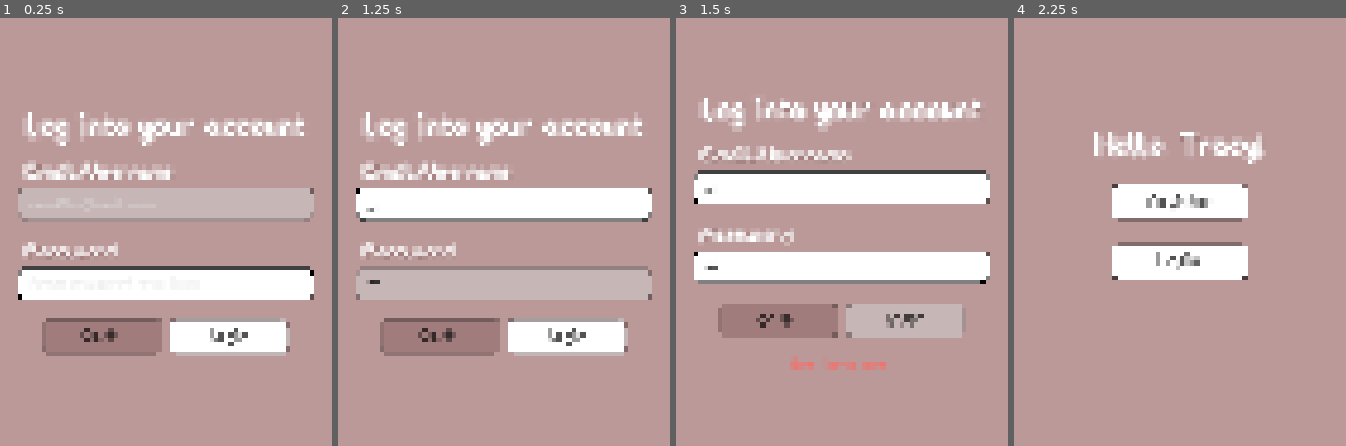
Above: before the commit, frames 1-4 (left to right).
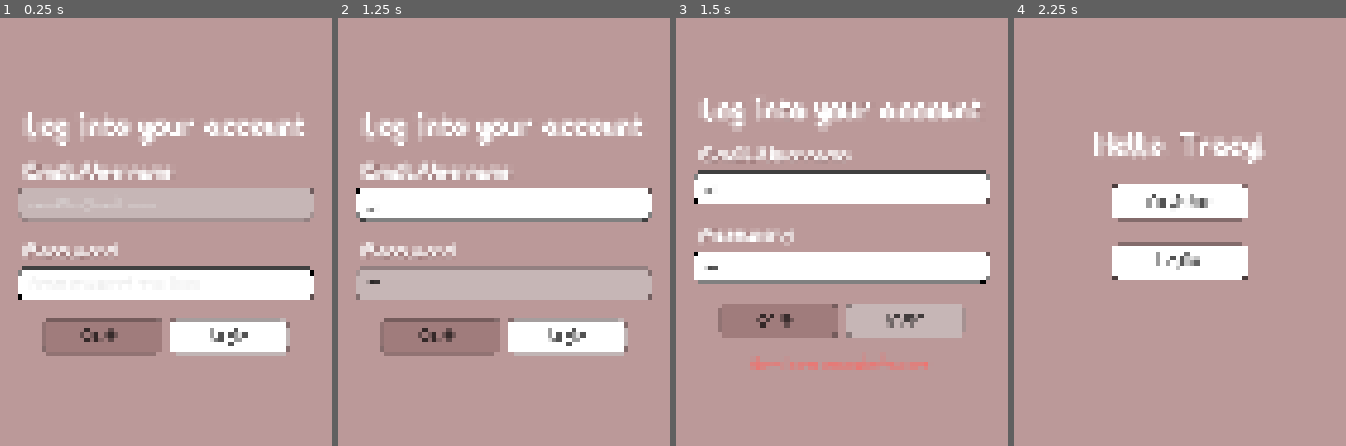
Above: after the commit, the same moments.

Repository: ZahraaZahir/tracy-client
Game: Godot game, scene res://ui/auth/login/login.tscn
The game is run twice, just before and just after one commit, with the same random seed, the same clock (stepped at 60 frames per second) and the same inputs. This scene is started directly instead of the project's main scene.
Inputs (mouse positions are in pixels of both pictures, inside the frame that each line leads up to):
- Up to frame 1 (0.25 s): no input
- Up to frame 2 (1.25 s): click (504, 206) at 0.52 s; type "12" at 0.6 s; click (504, 283) at 0.75 s; type "12" at 0.83 s
- Up to frame 3 (1.5 s): click "Login" at 1.25 s
- Up to frame 4 (2.25 s): click "Back" at 2 s

Frames 1-2 are identical in both runs. In frame 3, 0.4% of the frame differs, in the area x 22-76%, y 78-83%; in frame 4, nothing differs.

Commit message:
integrated auth-to-world flow, updated BaseApiService to handle nested 'data' responses, syncing player positioning and NPC states with server

Diff:
--- a/autoloads/base_api_service.gd
+++ b/autoloads/base_api_service.gd
@@ -2,7 +2,7 @@
 
 const BASE_URL = "http://localhost:3050/api/v1"
 
-var auth_token: String = "eyJhbGciOiJIUzI1NiIsInR5cCI6IkpXVCJ9.eyJ1c2VySWQiOiI3YjQzMDQ3MC02MDgzLTQ2ZGEtODA5Yi0wZmE4MDhjOTZiYmUiLCJpYXQiOjE3NzUwNDM2ODYsImV4cCI6MTc3NTY0ODQ4Nn0.UI1QEaJOFwVZSqJqaXJ46b1T9JWue4rf2mQdfBWru10"
+var auth_token: String = ""
 
 signal request_finished(endpoint: String, success: bool, data: Dictionary)
 
@@ -24,18 +24,19 @@
 		http.queue_free()
 
 func _on_request_completed(result: int, response_code: int, _headers: PackedStringArray, body: PackedByteArray, http_node: HTTPRequest, endpoint: String) -> void:
-	print("BRIDGE DEBUG: Received response from ", endpoint, " | Code: ", response_code)
-
 	var response_text = body.get_string_from_utf8()
 	var json_data = JSON.parse_string(response_text)
-
 	if json_data == null:
-		json_data = {"message": "Server error: " + response_text}
+		json_data = {"message": "Server communication error."}
 
 	var success = (response_code >= 200 and response_code < 300)
+	var actual_payload = json_data
+	if json_data.has("data"):
+		actual_payload = json_data["data"]
+	if success and actual_payload.has("token"):
+		auth_token = actual_payload["token"]
+		print("TOKEN CAPTURED: ", auth_token.left(10), "...") # Optional debug
 
-	if success and json_data.has("token"):
-		auth_token = json_data["token"]
+	request_finished.emit(endpoint, success, actual_payload)
 
-	request_finished.emit(endpoint, success, json_data)
 	http_node.queue_free()
--- a/ui/auth/login/login.gd
+++ b/ui/auth/login/login.gd
@@ -11,6 +11,7 @@
 const COLOR_PENDING = Color("#ffef4b")
 
 func _ready() -> void:
+
 	login_button.pressed.connect(_on_login_pressed)
 	back_button.pressed.connect(func(): get_tree().change_scene_to_file("res://ui/welcome/welcome.tscn"))
 
@@ -35,6 +36,8 @@
 
 	if success:
 		_set_status("Welcome, Developer.", COLOR_SUCCESS)
+		await get_tree().create_timer(0.5).timeout
+		get_tree().change_scene_to_file("/Users/sarabimar/Documents/Uni/9th Semester /Final Year Project/tracy-client/world/world.tscn")
 	else:
 		_set_status("Error: " + message, COLOR_ERROR)
 
